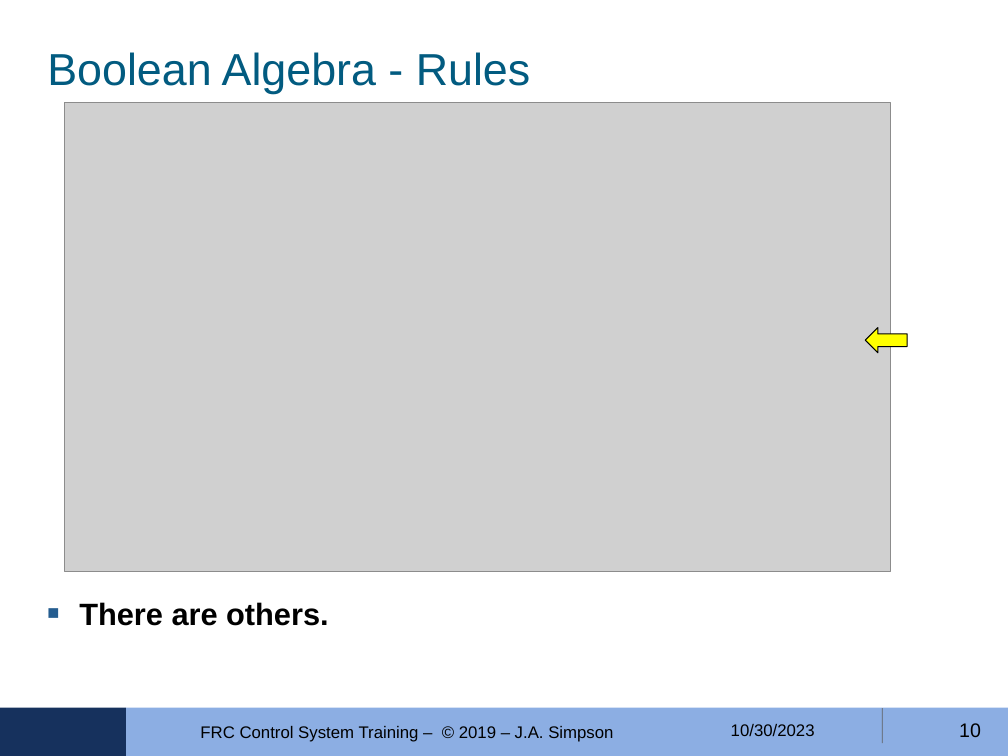
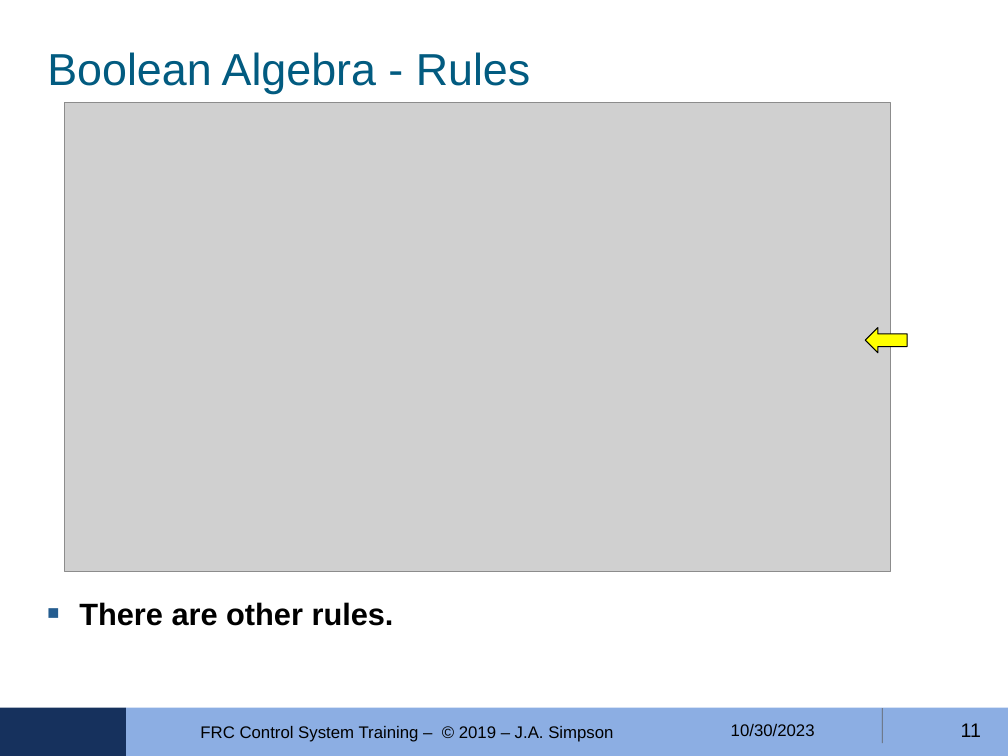
Before and after one commit to FRobotics/2023-RobotCode, a slide deck: slide 11 of Training/ControlLogic-04/FRC-4150-Ctrls-Training-MODULE-04--2023-10-30.odp (slide 10 before the commit). Drawn at 1008x756 pixels with LibreOffice and Linux fonts; fonts in the diff are those of the drawing; grey boxes stand for pictures; background and template pictures are left out. Boxes give left, top, right and bottom in pixels: in the first picture for what was removed or moved away, otherwise in the second. Text is boxed around its words. In the diff, an @@ line names an element or a change of style, - is before the commit and + after.

```diff
--- a/Training/ControlLogic-04/FRC-4150-Ctrls-Training-MODULE-04--2023-10-30.odp
+++ b/Training/ControlLogic-04/FRC-4150-Ctrls-Training-MODULE-04--2023-10-30.odp
@@ text at bbox=[79, 602, 394, 626]: text changed @@
-■ There are others.
+■ There are other rules.
@@ page number at bbox=[961, 723, 981, 737]: text changed @@
-10
+11
```
Also in this commit, not shown: 4 other slides changed, 4 slides added, 3 other files.
